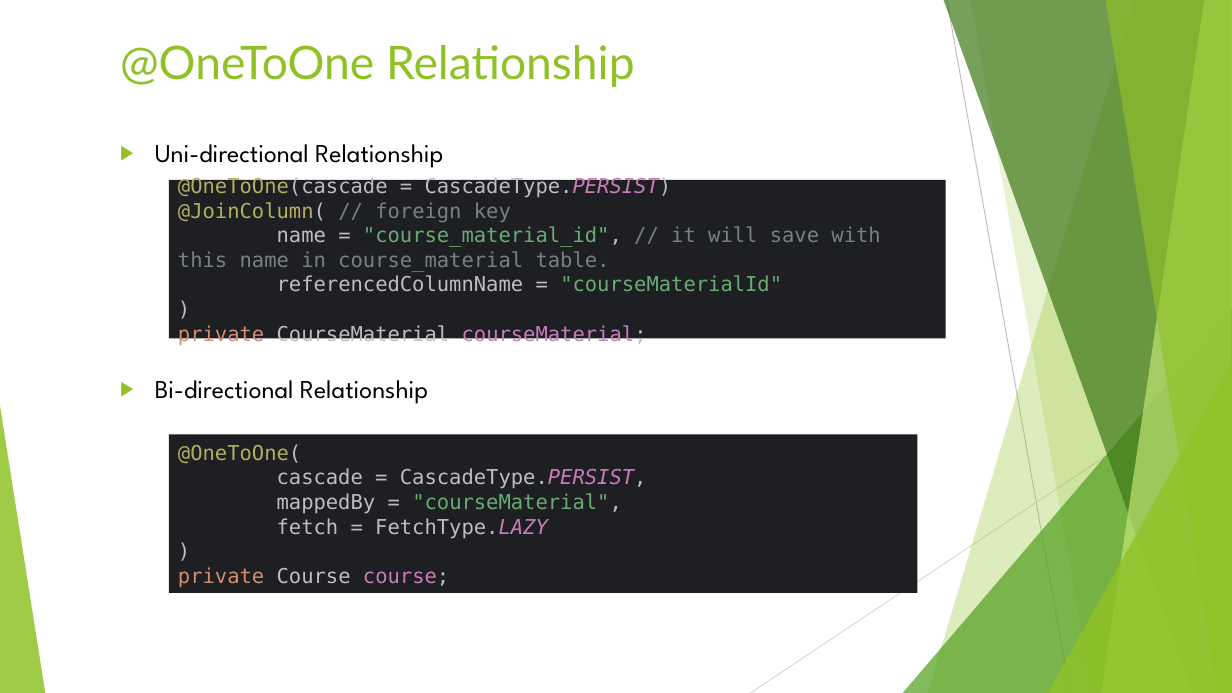
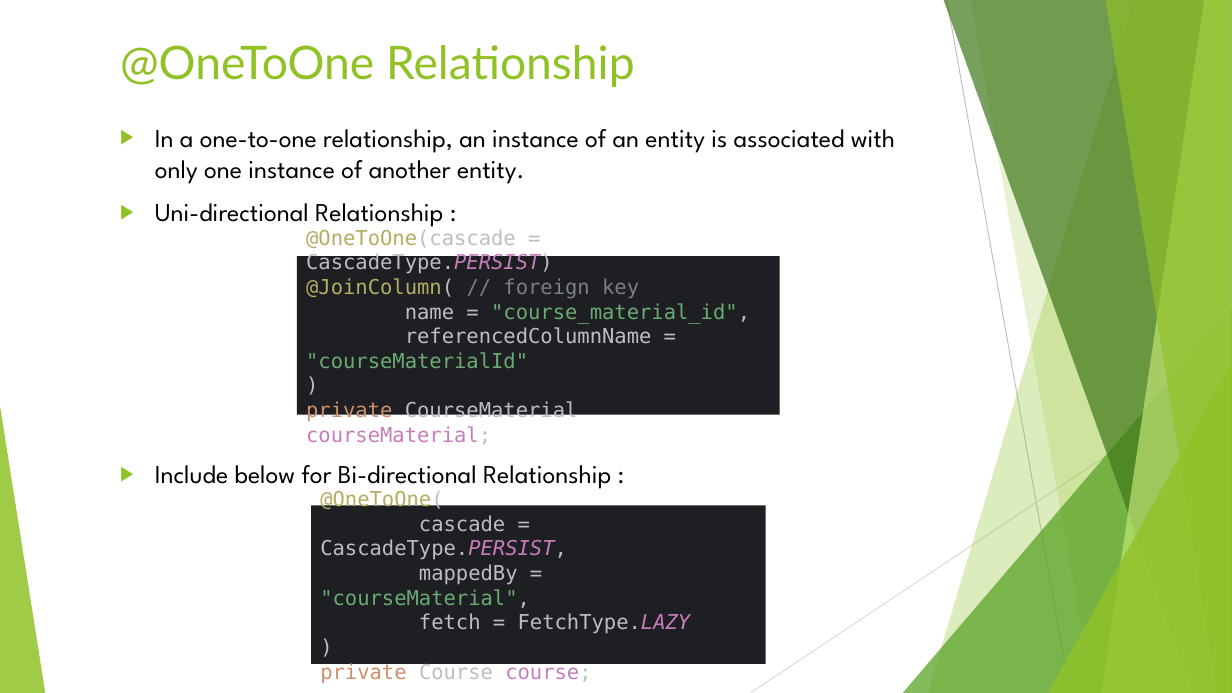
Before and after one commit to SwarnadeepGhosh/CollegeAPI-JPA, a slide deck: slide 13 of img/JPATutorial.pptx (slide 9 before the commit). Drawn at 1232x693 pixels with LibreOffice and Linux fonts; fonts in the diff are those of the drawing. Boxes give left, top, right and bottom in pixels: in the first picture for what was removed or moved away, otherwise in the second. Text is boxed around its words. In the diff, an @@ line names an element or a change of style, - is before the commit and + after.

```diff
--- a/img/JPATutorial.pptx
+++ b/img/JPATutorial.pptx
@@ text at box(155, 129, 895, 489): text changed @@
-▶ Uni-directional Relationship
-▶ Bi-directional Relationship
+▶ In a one-to-one relationship, an instance of an entity is associated with only one instance of another entity.
+▶ Uni-directional Relationship :
+▶ Include below for Bi-directional Relationship :
@@ rectangle "@OneToOne(cascade = CascadeType.PERSIST) @JoinColumn( // ...": place and size @@
-rectangle "@OneToOne(cascade = CascadeType.PERSIST) @JoinColumn( // ..." at box(169, 180, 946, 339)
+rectangle "@OneToOne(cascade = CascadeType.PERSIST) @JoinColumn( // ..." at box(297, 256, 779, 415)
@@ text in rectangle at box(306, 230, 750, 445): text changed @@
-@OneToOne(cascade = CascadeType.PERSIST)
-@JoinColumn( // foreign key
-name = "course_material_id", // it will save with this name in course_material table.
-referencedColumnName = "courseMaterialId"
-)
-private CourseMaterial courseMaterial;
+@OneToOne(cascade = CascadeType.PERSIST)
+@JoinColumn( // foreign key
+name = "course_material_id",
+referencedColumnName = "courseMaterialId"
+)
+private CourseMaterial courseMaterial;
@@ rectangle "@OneToOne( cascade = CascadeType.PERSIST, mappedBy ...": place and size @@
-rectangle "@OneToOne( cascade = CascadeType.PERSIST, mappedBy ..." at box(169, 434, 918, 593)
+rectangle "@OneToOne( cascade = CascadeType.PERSIST, mappedBy ..." at box(311, 506, 766, 665)
```
Also in this commit, not shown: 9 other slides changed, 8 slides added, 1 slide removed.
